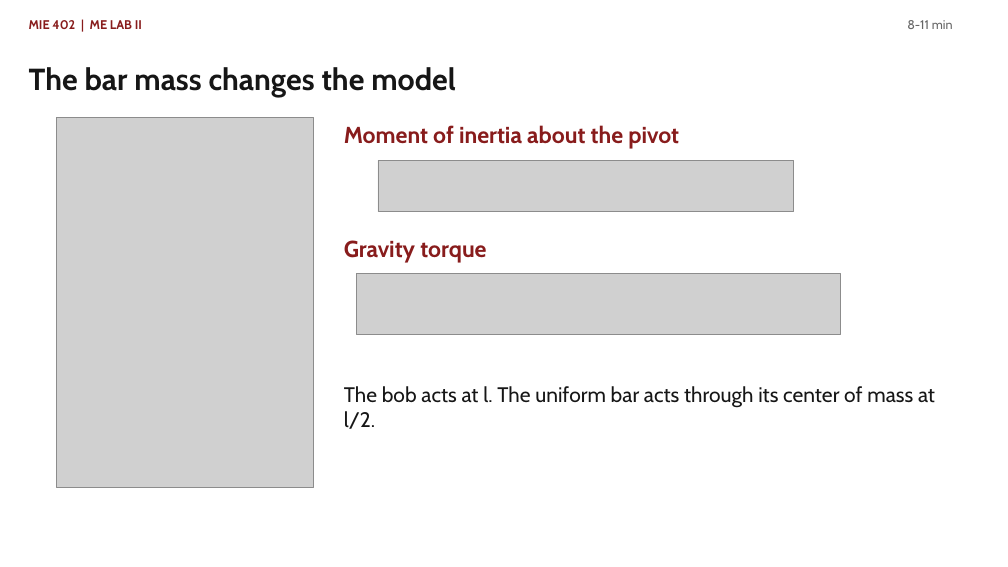
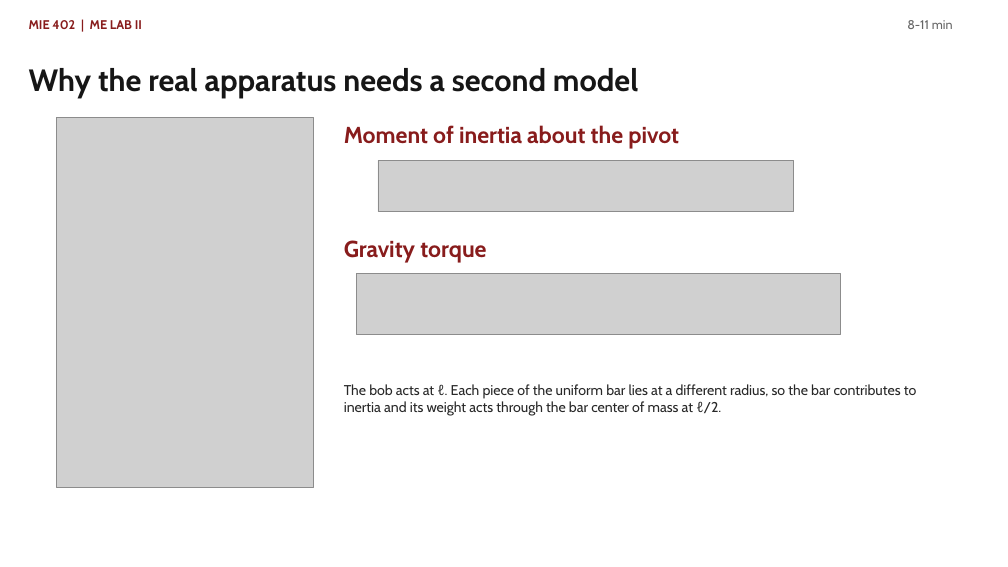
Before and after one commit to Ehsan-Roohi/MIE402-Lab, a slide deck: slide 5 of site/docs/MIE402_Lecture03_Single_Pendulum_PreLab2_Fall2026.pptx. Drawn at 1008x567 pixels with LibreOffice and Linux fonts; fonts in the diff are those of the drawing; grey boxes stand for pictures. Boxes give left, top, right and bottom in pixels: in the first picture for what was removed or moved away, otherwise in the second. Text is boxed around its words. In the diff, an @@ line names an element or a change of style, - is before the commit and + after.

```diff
--- a/site/docs/MIE402_Lecture03_Single_Pendulum_PreLab2_Fall2026.pptx
+++ b/site/docs/MIE402_Lecture03_Single_Pendulum_PreLab2_Fall2026.pptx
@@ text at [29,68,638,97]: text changed; size 29 to 29.2 pt @@
-The bar mass changes the model
+Why the real apparatus needs a second model
@@ text at [344,384,916,416]: text changed; size 20 to 13.5 pt; text colour #161616 to #282828 @@
-The bob acts at l. The uniform bar acts through its center of mass at l/2.
+The bob acts at ℓ. Each piece of the uniform bar lies at a different radius, so the bar contributes to inertia and its weight acts through the bar center of mass at ℓ/2.
```
Also in this commit, not shown: 6 other slides changed, 1 other file.
